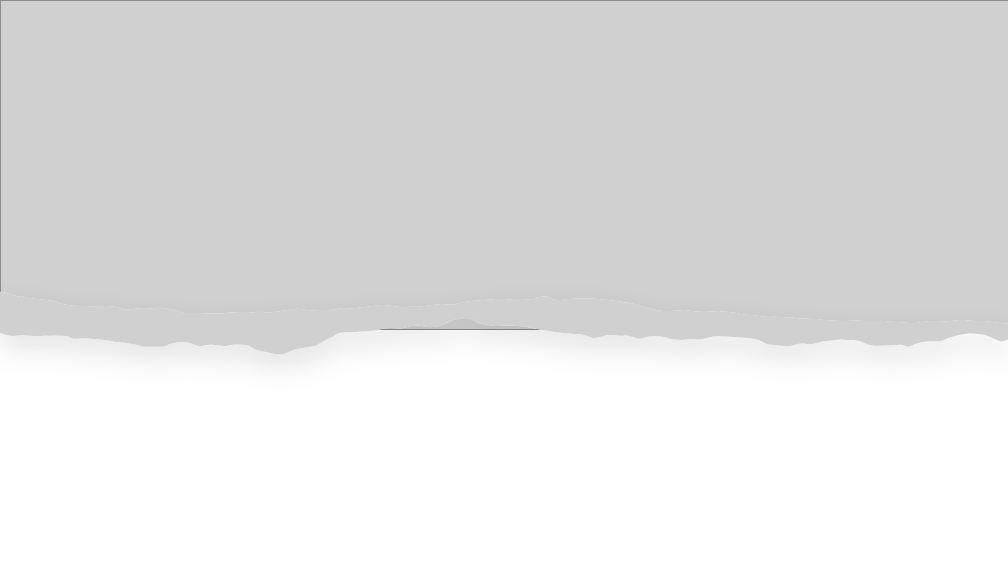
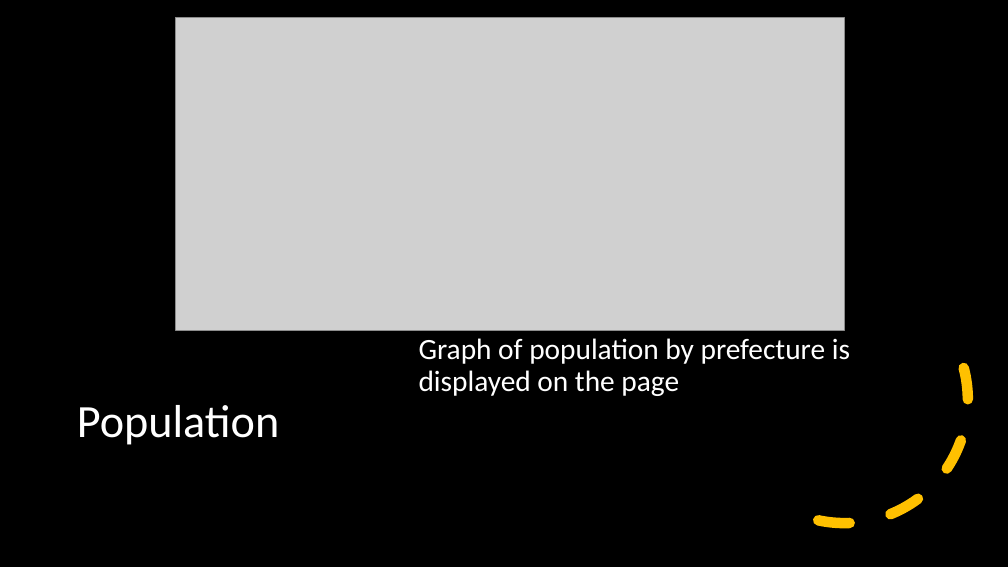
Before and after one commit to Dizzybelle/Project-3, a slide deck: slide 4 of Japan_presentation.pptx. Drawn at 1008x567 pixels with LibreOffice and Linux fonts; fonts in the diff are those of the drawing; grey boxes stand for pictures. Boxes give left, top, right and bottom in pixels: in the first picture for what was removed or moved away, otherwise in the second. Text is boxed around its words. In the diff, an @@ line names an element or a change of style, - is before the commit and + after.

```diff
--- a/Japan_presentation.pptx
+++ b/Japan_presentation.pptx
@@ background #FFFFFF to #000000 @@
@@ picture: place and size @@
-picture at <box>0,0,1008,330</box>
+picture at <box>176,17,845,330</box>
@@ arc (boxed as its full ellipse) added at <box>694,249,995,550</box>, outline #FFC000 10 pt dashed @@
@@ freeform shape removed at <box>0,292,1008,355</box> @@
@@ picture removed at <box>0,292,1008,355</box> @@
@@ text added at <box>419,338,850,396</box>, 28 pt, text #FFFFFF @@
+Graph of population by prefecture is displayed on the page
@@ title added at <box>77,405,279,445</box>, 44 pt, text #FFFFFF @@
+Population
```
Also in this commit, not shown: 7 other slides changed.
